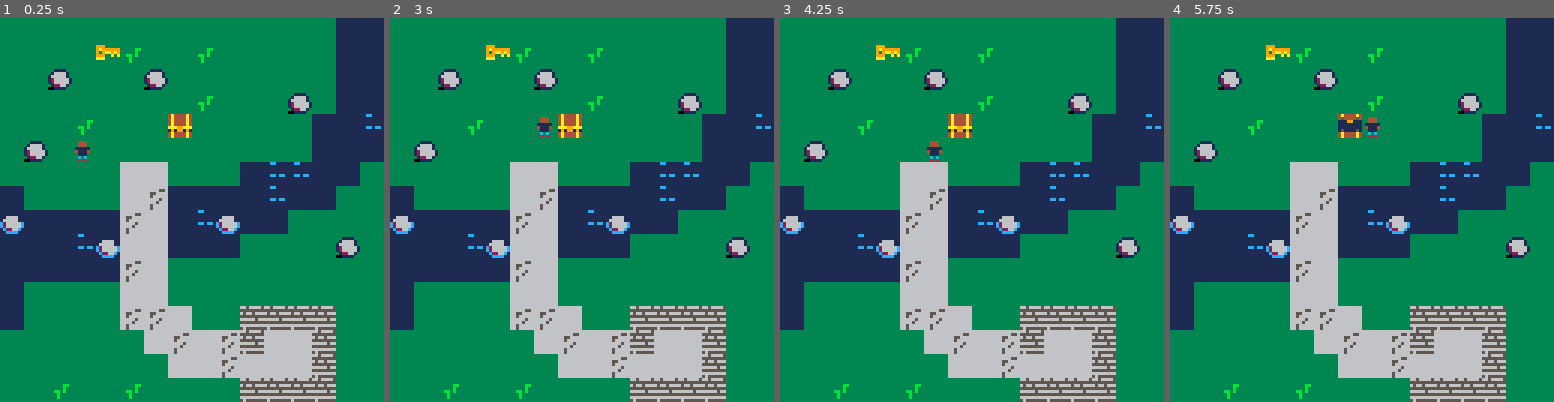
Above: before the commit, frames 1-4 (left to right).
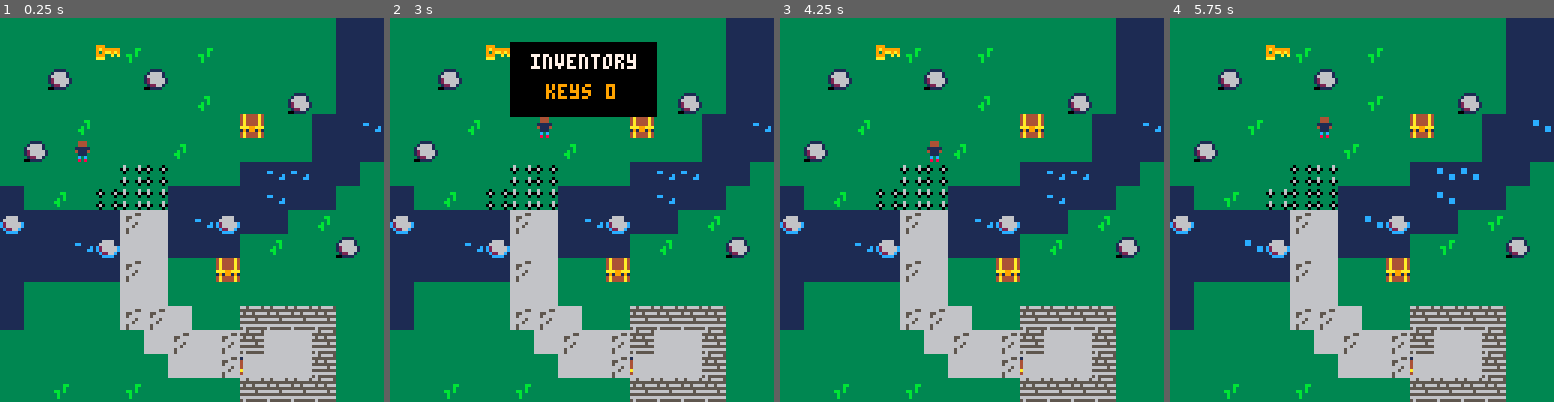
Above: after the commit, the same moments.

Repository: alainpuron/pico-8
Game: PICO-8 cartridge topview.p8
Two runs of this game, one before a commit and one after it. Both use one fixed random seed, a clock stepped at 60 frames per second and the inputs below.
Inputs:
- Up to frame 1 (0.25 s): no input
- Up to frame 2 (3 s): tap X (X key) at 0.33, 1.07, 1.85, 2.97 s; hold Right 1.6-2.1 s; hold Up 2.15-2.42 s; hold Right from 2.47 s (still down)
- Up to frame 3 (4.25 s): release Right at 3.03 s; hold Left 3.08-3.58 s; hold Down 3.63-3.97 s; hold Right from 4.02 s (still down); tap X (X key) at 4.08 s
- Up to frame 4 (5.75 s): release Right at 4.68 s; hold Up 4.73-5.03 s; hold Left 5.08-5.68 s; tap X (X key) at 5.2 s; hold Down from 5.73 s (still down)

The runs differ from the first frame. In frame 1, 3.3% of the frame differs, in the area x 14-100%, y 20-93%; in frame 2, 11%, in the area x 14-100%, y 6-93%; in frame 3, 3.3%; in frame 4, 3.6%.

Commit message:
Add files via upload

Diff:
--- a/topview.p8
+++ b/topview.p8
@@ -11,6 +11,7 @@
 end
 
 function _update()
+		update_map()
   move_player()
 end
 
@@ -18,14 +19,23 @@
 	cls()
 	draw_map()
 	draw_player()
+
+ if (btn(❎)) show_inventory()
+
 end
 -->8
 -- map code
 
 function map_setup()
 
+	-- timers
+	timer=0
+	anim_time=30 -- 30 = 1sec
+
+
  	-- map tile flags
- 	wall=0
+
+ 	wall=0 -- walls get flag 0
  	key=1
  	door=2
  	anim1=3
@@ -35,14 +45,24 @@
 
 end
 
+
+function update_map()
+	if(timer<0) then
+		toggle_tiles()
+		timer=anim_time
+	end
+	timer-=1
+end
+
 function draw_map()
-		mapx=flr(p.x/16)*16
-		mapy=flr(p.y/16)*16
-		camera(mapx*8,mapy*8)
- 	map(0,0,0,0,128,64)
-
-end
-
+		mapx=flr(p.x/16)*16 -- w of map
+		mapy=flr(p.y/16)*16	-- h of map
+		camera(mapx*8,mapy*8) -- cam view
+ 	map(0,0,0,0,128,64) -- size
+
+end
+
+-- flag and x & y of tile
 function is_tile(tile_type,x,y)
 
 	-- get the tile
@@ -58,7 +78,10 @@
 
 function can_move(x,y)
 
-	-- (not) flips the actual resp
+	-- (not) is opposite
+
+	-- if tile flag is wall then
+	-- can't move
 	return not is_tile(wall,x,y)
 
 
@@ -72,6 +95,13 @@
 	mset(x,y,tile+1)
 end
 
+function unswap_tile(x,y)
+	tile=mget(x,y)
+
+	-- swaps the tile for the next
+	mset(x,y,tile-1)
+end
+
 function get_key(x,y)
 
 	-- adds 1 key to inventory
@@ -79,6 +109,13 @@
 
  swap_tile(x,y)
 	sfx(1)
+end
+
+
+function open_door(x,y)
+p.keys-=1
+swap_tile(x,y)
+sfx(2)
 end
 -->8
 -- player code
@@ -126,8 +163,48 @@
 	if(is_tile(key,x,y)) then
 
 		get_key(x,y)
+
+	-- open door & check 4 key
+	elseif (is_tile(door,x,y)) and p.keys > 0 then
+			open_door(x,y)
 	end
 
+
+end
+
+
+-->8
+-- inventory code
+function show_inventory()
+
+invx=mapx*8+40
+invy=mapy*8+8
+
+rectfill(invx,invy,invx+48,invy+24,0)
+print("inventory",invx+7,invy+4,7)
+print("keys "..p.keys,invx+12,invy+14,9)
+end
+-->8
+-- animation code
+
+function toggle_tiles()
+
+	for x=mapx,mapx+15 do
+		for y=mapy,mapy+15 do
+
+		-- checks if the tile is animeated
+			if (is_tile(anim1,x,y)) then
+			swap_tile(x,y)
+
+			-- checks for anim2
+			elseif(is_tile(anim2,x,y)) then
+				unswap_tile(x,y)
+			end
+
+		end
+	end
+
+
 end
 
 
@@ -163,24 +240,24 @@
 
 
 __gff__
-0000000000000000000000000000000000000100020000000000000000000000010101000301000000000000000000000000010000000000000000000000000000000000000000000000000000000000000000000000000000000000000000000000000000000000000000000000000000000000000000000000000000000000
+0000000000000000000000000000000000000100020000481000000000000000010101000301000810000000000000000000010005000008100000000000000000000000000000000000000000000000000000000000000000000000000000000000000000000000000000000000000000000000000000000000000000000000
 0000000000000000000000000000000000000000000000000000000000000000000000000000000000000000000000000000000000000000000000000000000000000000000000000000000000000000000000000000000000000000000000000000000000000000000000000000000000000000000000000000000000000000
 __map__
 1010101010101010101010101010202020101010101010101010101010101010101010101010101010101010101010101010101000000000000000000000000000000000000000000000000000000000000000000000000000000000000000000000000000000000000000000000000000000000000000000000000000000000
 1010101014111010111010101010202022101010111011101010101010101010101010101010101010101010101010101010101000000000000000000000000000000000000000000000000000000000000000000000000000000000000000000000000000000000000000000000000000000000000000000000000000000000
 1010121010101210101010101010202022101010101010101010101110101010101010101010101010101010101010101010101000000000000000000000000000000000000000000000000000000000000000000000000000000000000000000000000000000000000000000000000000000000000000000000000000000000
-1010101010101010111010101210202020101010101010121010101010101010101010101010101010101010101010101010101000000000000000000000000000000000000000000000000000000000000000000000000000000000000000000000000000000000000000000000000000000000000000000000000000000000
-1010101110101024101010101020202120101010111010101010101010101010101010101010101010101010101010101010101000000000000000000000000000000000000000000000000000000000000000000000000000000000000000000000000000000000000000000000000000000000000000000000000000000000
-1012101010101010101010101020202010101010121210101010101210101010101010101010101010101010101010101010101000000000000000000000000000000000000000000000000000000000000000000000000000000000000000000000000000000000000000000000000000000000000000000000000000000000
-1010101010303010101020212120201010101010121010101010101010101010101010101010101010101010101010101010101000000000000000000000000000000000000000000000000000000000000000000000000000000000000000000000000000000000000000000000000000000000000000000000000000000000
-2010101010303120202020212020101010101010101010101010101010101010101010101010101010101010101010101010101000000000000000000000000000000000000000000000000000000000000000000000000000000000000000000000000000000000000000000000000000000000000000000000000000000000
-2220202020313020212220201010101010101010101010111010101110101010101010101010101010101010101010101010101000000000000000000000000000000000000000000000000000000000000000000000000000000000000000000000000000000000000000000000000000000000000000000000000000000000
-2020202122303020202010101010121010101010101210101010101010101010101010101010101010101010101010101010101000000000000000000000000000000000000000000000000000000000000000000000000000000000000000000000000000000000000000000000000000000000000000000000000000000000
-2020202020313010101010101010101010101010101010101010101010101010101010101010101010101010101010101010101000000000000000000000000000000000000000000000000000000000000000000000000000000000000000000000000000000000000000000000000000000000000000000000000000000000
+1010101010101010371010101210202020101010101010121010101010101010101010101010101010101010101010101010101000000000000000000000000000000000000000000000000000000000000000000000000000000000000000000000000000000000000000000000000000000000000000000000000000000000
+1010103710101010101024101020202720101010111010101010101010101010101010101010101010101010101010101010101000000000000000000000000000000000000000000000000000000000000000000000000000000000000000000000000000000000000000000000000000000000000000000000000000000000
+1012101010101037101010101020202010101010121210101010101210101010101010101010101010101010101010101010101000000000000000000000000000000000000000000000000000000000000000000000000000000000000000000000000000000000000000000000000000000000000000000000000000000000
+1010101010181710101020272720201010101010121010101010101010101010101010101010101010101010101010101010101000000000000000000000000000000000000000000000000000000000000000000000000000000000000000000000000000000000000000000000000000000000000000000000000000000000
+2010371017181820202020272020101010101010101010101010101010101010101010101010101010101010101010101010101000000000000000000000000000000000000000000000000000000000000000000000000000000000000000000000000000000000000000000000000000000000000000000000000000000000
+2220202020313020272220201037101010101010101010111010101110101010101010101010101010101010101010101010101000000000000000000000000000000000000000000000000000000000000000000000000000000000000000000000000000000000000000000000000000000000000000000000000000000000
+2020202722303020202010371010121010101010101210101010101010101010101010101010101010101010101010101010101000000000000000000000000000000000000000000000000000000000000000000000000000000000000000000000000000000000000000000000000000000000000000000000000000000000
+2020202020313010102410101010101010101010101010101010101010101010101010101010101010101010101010101010101000000000000000000000000000000000000000000000000000000000000000000000000000000000000000000000000000000000000000000000000000000000000000000000000000000000
 2010101010303010101010101010101010101010101010111010101010101010101010101010101010101010101010101010101000000000000000000000000000000000000000000000000000000000000000000000000000000000000000000000000000000000000000000000000000000000000000000000000000000000
 2010101010313130101032323232101010101210101010101010121010101010101010101010101010101010101010101010101000000000000000000000000000000000000000000000000000000000000000000000000000000000000000000000000000000000000000000000000000000000000000000000000000000000
 1010101010103031303132303032101010101010101010101010101010101010101010101010101010101010101010101010101000000000000000000000000000000000000000000000000000000000000000000000000000000000000000000000000000000000000000000000000000000000000000000000000000000000
-1010101010101030303130303032101010101010101010101010101010101010101010101010101010101010101010101010101000000000000000000000000000000000000000000000000000000000000000000000000000000000000000000000000000000000000000000000000000000000000000000000000000000000
+1010101010101030303134303032101010101010101010101010101010101010101010101010101010101010101010101010101000000000000000000000000000000000000000000000000000000000000000000000000000000000000000000000000000000000000000000000000000000000000000000000000000000000
 1010111010111010101032323232101010101111101010101010101010101010101010101010101010101010101010101010101000000000000000000000000000000000000000000000000000000000000000000000000000000000000000000000000000000000000000000000000000000000000000000000000000000000
 1010101010101010101010101010101010101010101010101010101010101010101010101010101010101010101010101010101000000000000000000000000000000000000000000000000000000000000000000000000000000000000000000000000000000000000000000000000000000000000000000000000000000000
 1010101010101010101010101010101010101010101010101010101010101010101010101010101010101010101010101010101000000000000000000000000000000000000000000000000000000000000000000000000000000000000000000000000000000000000000000000000000000000000000000000000000000000
Not shown, changed: 24 lines of the sprite sheet (__gfx__) section of topview.p8
Not shown, changed: the sound effects (__sfx__) section of topview.p8
